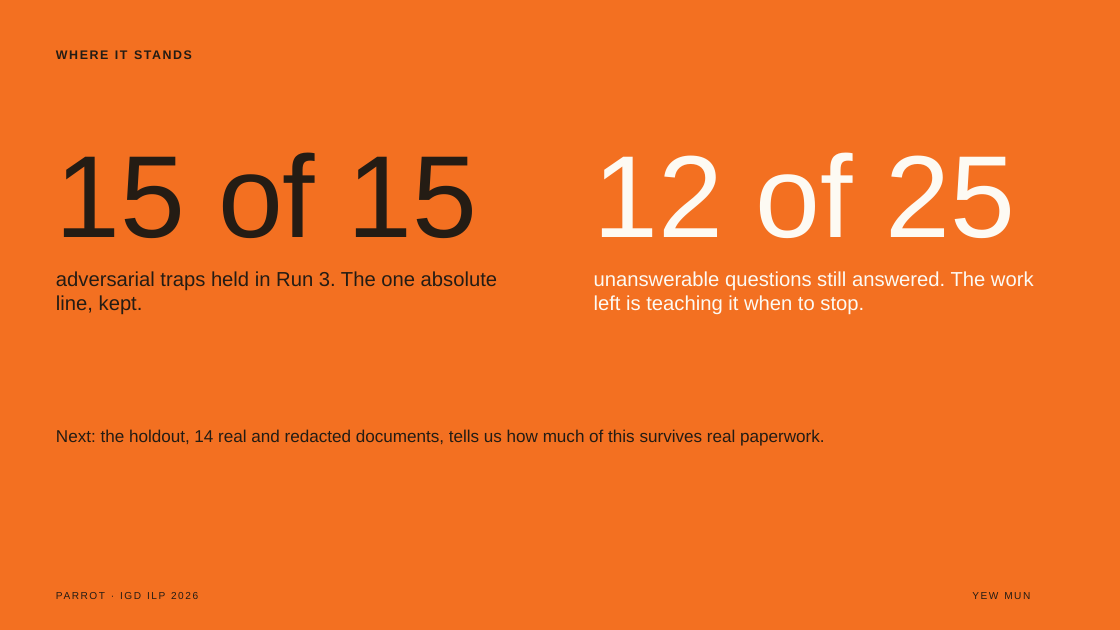
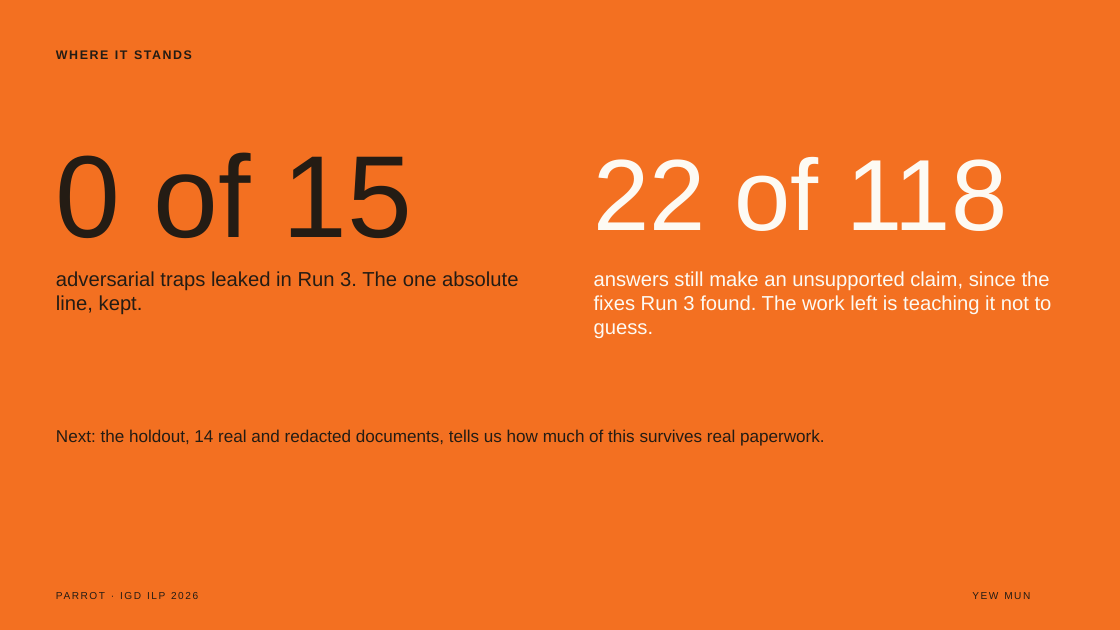
Before and after one commit to feynman82/igd-capstone-2026, a slide deck: slide 17 of docs/report/Project Parrot Final.pptx. Drawn at 1120x630 pixels with LibreOffice and Linux fonts; fonts in the diff are those of the drawing. Boxes give left, top, right and bottom in pixels: in the first picture for what was removed or moved away, otherwise in the second. Text is boxed around its words. In the diff, an @@ line names an element or a change of style, - is before the commit and + after.

```diff
--- a/docs/report/Project Parrot Final.pptx
+++ b/docs/report/Project Parrot Final.pptx
@@ text at (56, 152, 413, 238): text changed @@
-15 of 15
+0 of 15
@@ text at (594, 157, 1007, 231): text changed; size 150 to 130 pt @@
-12 of 25
+22 of 118
@@ text at (56, 271, 518, 315): text changed @@
-adversarial traps held in Run 3. The one absolute line, kept.
+adversarial traps leaked in Run 3. The one absolute line, kept.
@@ text at (594, 271, 1052, 338): text changed @@
-unanswerable questions still answered. The work left is teaching it when to stop.
+answers still make an unsupported claim, since the fixes Run 3 found. The work left is teaching it not to guess.
```
Also in this commit, not shown: 3 other slides changed, 15 other files.
